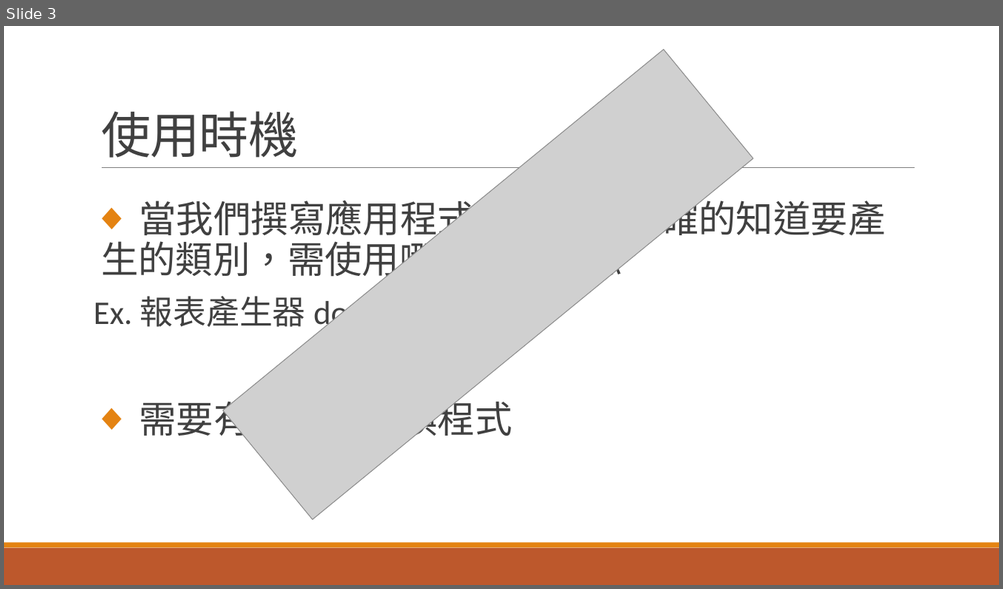
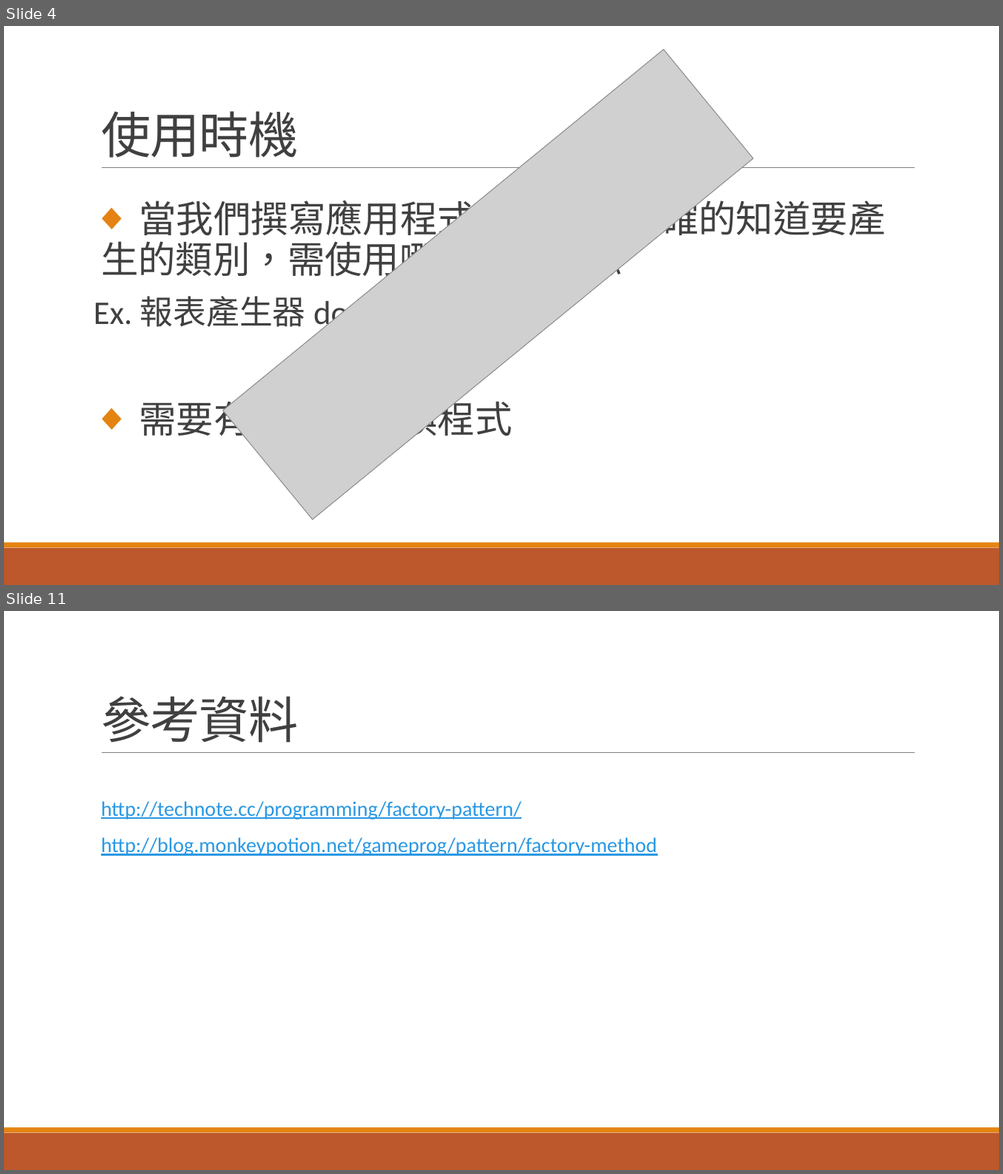
Before and after one commit to NCNU-OpenSource/1041-SE-Team2, a slide deck: factorypattern.pptx. Shown one above the other, each under a label of ours: slide 3 before the commit, slides 4 and 11 after it; the slides between them are not shown. The pictures are 1003x589 and 1003x1174 pixels, drawn with LibreOffice and Linux fonts; fonts in the diff are those of the drawing; grey boxes stand for pictures. Boxes give left, top, right and bottom in pixels: in the first picture for what was removed or moved away, otherwise in the second. Text is boxed around its words. In the diff, an @@ line names an element or a change of style, - is before the commit and + after.

```diff
--- a/factorypattern.pptx
+++ b/factorypattern.pptx
@@ slide 11 added at box(4, 611, 999, 1170), background #FFFFFF; not listed: 3 template elements that a slide beside it also shows @@
@@ title added at box(101, 696, 299, 743), 48 pt, text #404040 @@
+參考資料
@@ text added at box(101, 801, 657, 856), 20 pt, text #2998E3, underline @@
+  http://technote.cc/programming/factory-pattern/
+  http://blog.monkeypotion.net/gameprog/pattern/factory-method
@@ what was slide 3 is now slide 4 @@
```
Also in this commit, not shown: 8 other slides added, 1 slide removed.
